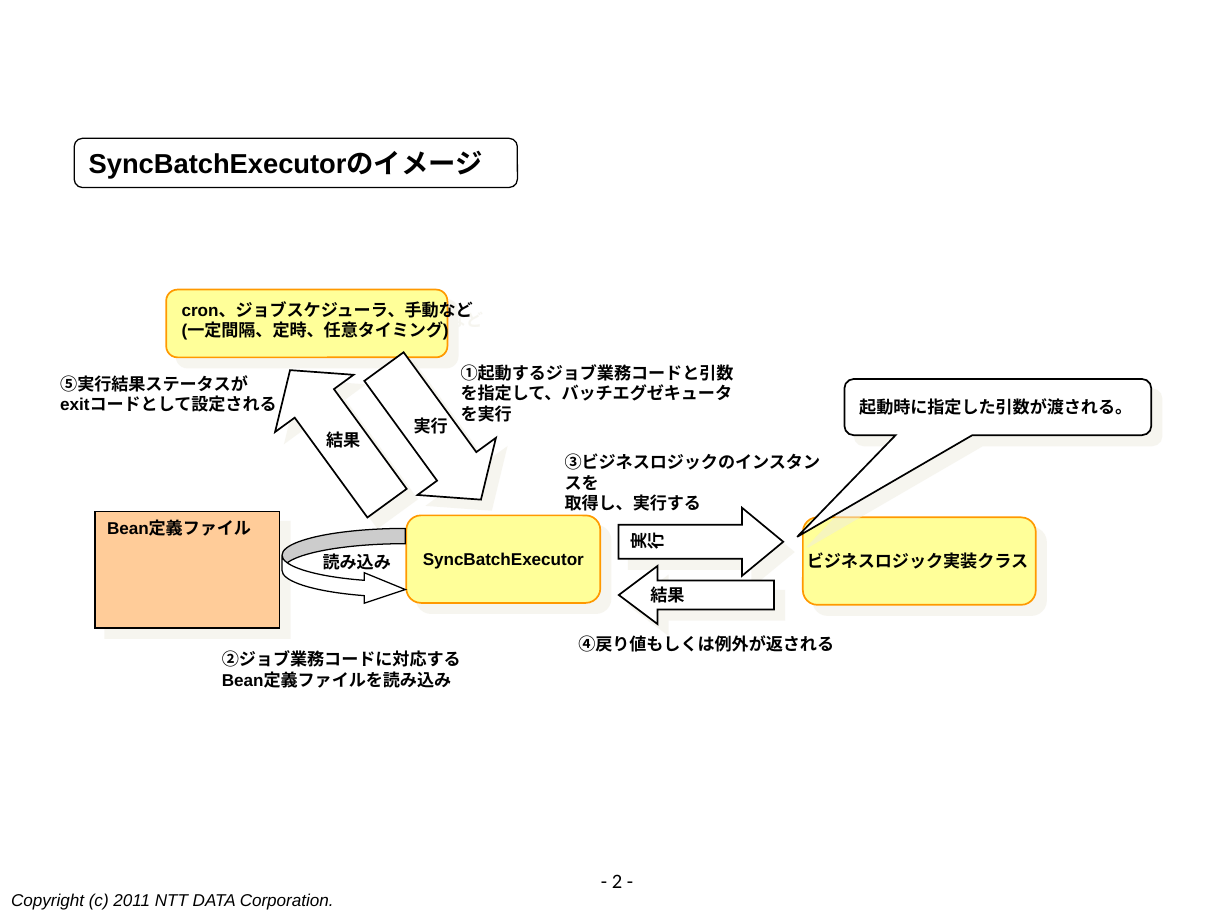
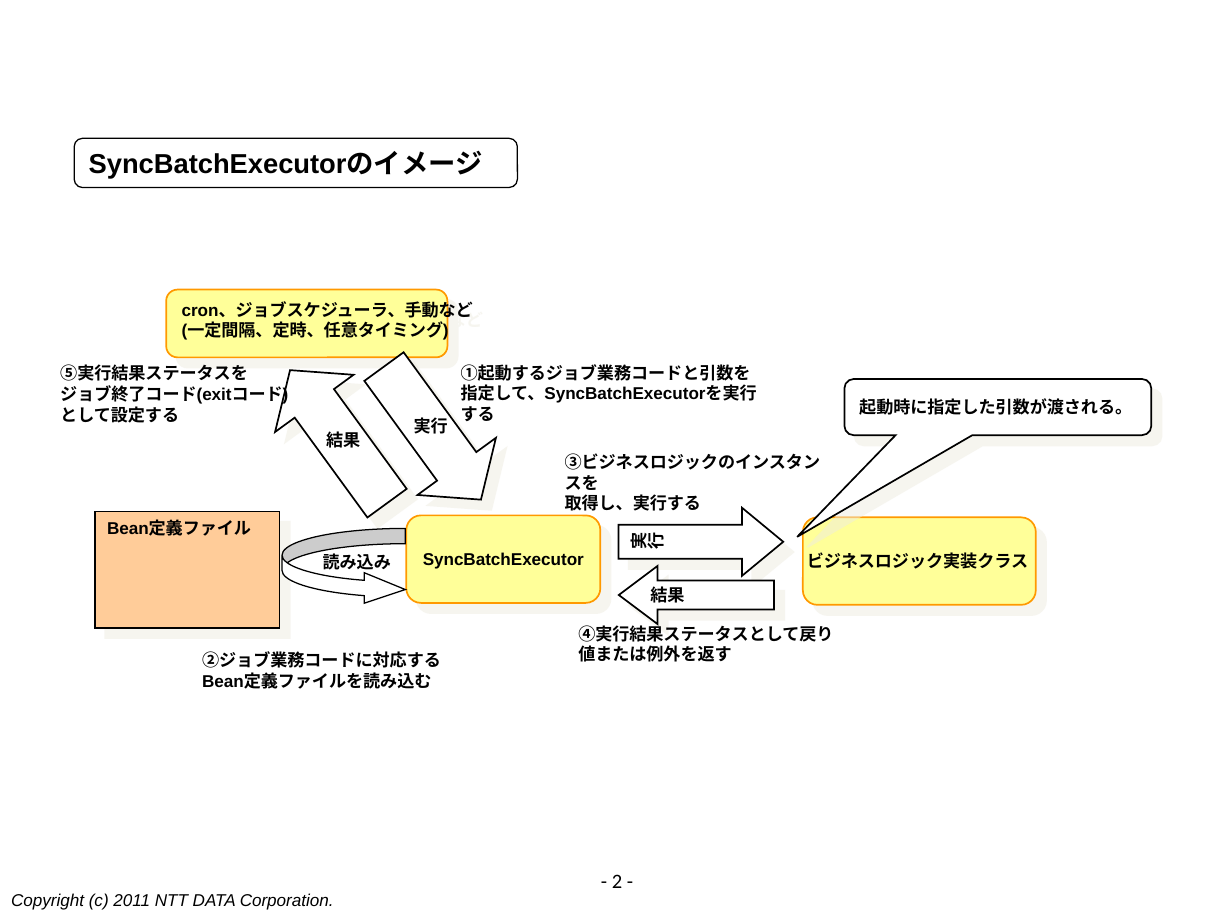
Before and after one commit to terasoluna-batch/terasoluna-doc, a slide deck: slide 2 of function/素材/BL-01～BL05 TERASOLUNA Batch Framework for Java ver3.x本体説明書の図.pptx. Drawn at 1232x924 pixels with LibreOffice and Linux fonts; fonts in the diff are those of the drawing. Boxes give left, top, right and bottom in pixels: in the first picture for what was removed or moved away, otherwise in the second. Text is boxed around its words. In the diff, an @@ line names an element or a change of style, - is before the commit and + after.

```diff
--- a/function/素材/BL-01～BL05 TERASOLUNA Batch Framework for Java ver3.x本体説明書の図.pptx
+++ b/function/素材/BL-01～BL05 TERASOLUNA Batch Framework for Java ver3.x本体説明書の図.pptx
@@ text at box(60, 364, 288, 423): text changed @@
-⑤実行結果ステータスが
-exitコードとして設定される
+⑤実行結果ステータスを
+ジョブ終了コード(exitコード)
+として設定する
@@ text at box(461, 384, 757, 403): text changed @@
-①起動するジョブ業務コードと引数を指定して、バッチエグゼキュータを実行
+①起動するジョブ業務コードと引数を指定して、SyncBatchExecutorを実行する
@@ text "②ジョブ業務コードに対応する": place and size @@
-text "②ジョブ業務コードに対応する" at box(222, 650, 461, 688)
+text "②ジョブ業務コードに対応する" at box(202, 651, 441, 689)
@@ text at box(578, 635, 834, 652): text changed @@
-④戻り値もしくは例外が返される
+④実行結果ステータスとして戻り値または例外を返す
@@ text at box(202, 673, 431, 689): text changed @@
-Bean定義ファイルを読み込み
+Bean定義ファイルを読み込む
```
Also in this commit, not shown: 1 other slide changed, 3 slides added, 20 other files.
